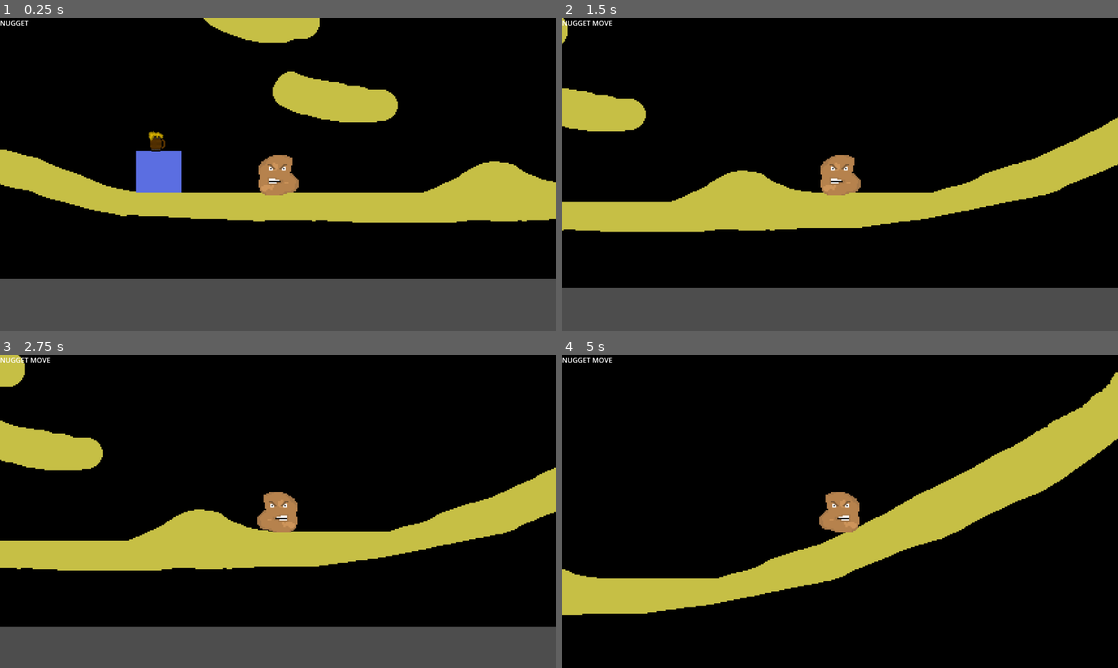
Above: before the commit, frames 1-4 (two rows, left to right).
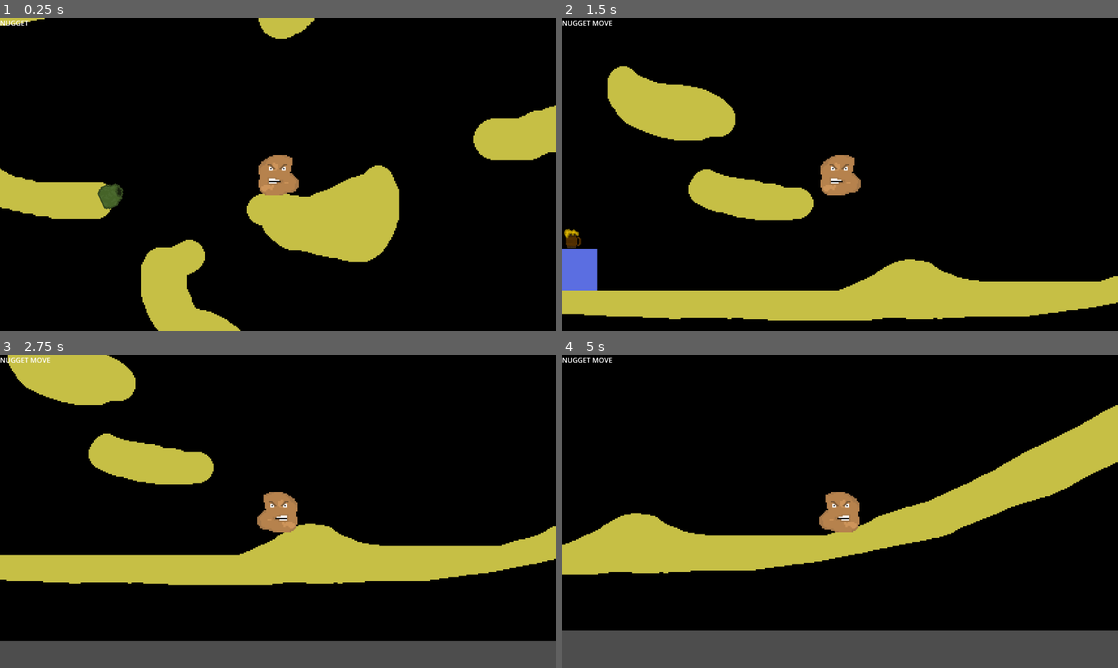
Above: after the commit, the same moments.

Repository: d0ctajones/gmtk-nugget
Game: Godot game, scene res://main.tscn
Two runs of this game, one before a commit and one after it. Both use one fixed random seed, a clock stepped at 60 frames per second and the inputs below.
Inputs (mouse positions are in pixels of both pictures, inside the frame that each line leads up to):
- Up to frame 1 (0.25 s): no input
- Up to frame 2 (1.5 s): tap Enter at 0.5 s; move the mouse to (962, 158) at 0.52 s; hold D (move_right) from 0.53 s (still down); click (962, 158) at 0.6 s; tap Space (jump) at 0.77 s; move the mouse to (728, 190) at 1.27 s; click (728, 190) at 1.35 s
- Up to frame 3 (2.75 s): tap Space (jump) at 1.52 s; move the mouse to (333, 442) at 2.02 s; release D (move_right) at 2.03 s; hold A (move_left) from 2.03 s (still down); click (333, 442) at 2.1 s
- Up to frame 4 (5 s): move the mouse to (812, 574) at 2.77 s; release A (move_left) at 2.78 s; hold D (move_right) 2.78-4.28 s; click (812, 574) at 2.85 s; tap Space (jump) at 3.02, 3.77, 4.52 s; move the mouse to (1006, 558) at 3.52 s; click (1006, 558) at 3.6 s; move the mouse to (673, 464) at 4.27 s; hold A (move_left) from 4.28 s (still down); click (673, 464) at 4.35 s

The runs differ from the first frame. In frame 1, 36% of the frame differs, in the area x 0-100%, y 0-100%; in frame 2, 31%; in frame 3, 26%; in frame 4, 26%.

Commit message:
functional gas vent with timer attack

Diff:
--- /dev/null
+++ b/hazards/gas_jet_long.tscn
@@ -0,0 +1,19 @@
+[gd_scene load_steps=2 format=3 uid="uid://c207dprvy0doq"]
+
+[ext_resource type="Texture2D" uid="uid://vlgp2i5s33ql" path="res://hazards/gas_jet_long.png" id="1_dhd3p"]
+
+[node name="GasJetLong" type="StaticBody2D"]
+collision_layer = 2
+collision_mask = 4
+
+[node name="Sprite2D" type="Sprite2D" parent="."]
+texture = ExtResource("1_dhd3p")
+
+[node name="CollisionPolygon2D" type="CollisionPolygon2D" parent="."]
+polygon = PackedVector2Array(-23, -110, -15, -117, -2, -119, 6, -119, 23, -116, 21, -65, -26, -65)
+
+[node name="CollisionPolygon2D2" type="CollisionPolygon2D" parent="."]
+polygon = PackedVector2Array(-15, -1, -26, -65, 20, -65, 16, -1)
+
+[node name="CollisionPolygon2D3" type="CollisionPolygon2D" parent="."]
+polygon = PackedVector2Array(-5, 124, -10, 110, -10, 56, -15, -1, 15, -1, 13, 55, 8, 115, 1, 124)
--- /dev/null
+++ b/hazards/gas_vent.gd
@@ -0,0 +1,20 @@
+extends StaticBody2D
+
+@export var attack_frequency: float = 1.0
+@export var attack_duration: float = 1.0
+
+
+@onready var attack_method = get_node("GasJetLong")
+@onready var activate_attack_timer = get_node("ActivateAttackTimer")
+
+func _ready():
+    remove_child(attack_method)
+
+func _on_activate_attack_timer_timeout():
+    activate_attack_timer.stop()
+    add_child(attack_method)
+
+    await get_tree().create_timer(attack_duration).timeout
+
+    activate_attack_timer.start()
+    remove_child(attack_method)
--- /dev/null
+++ b/hazards/gas_vent.tscn
@@ -0,0 +1,19 @@
+[gd_scene load_steps=4 format=3 uid="uid://yhnt0n6iajoq"]
+
+[ext_resource type="Script" path="res://hazards/gas_vent.gd" id="1_pfsa3"]
+[ext_resource type="Texture2D" uid="uid://ct1pwncs1yr" path="res://hazards/gas_vent.png" id="1_yisqf"]
+
+[sub_resource type="CircleShape2D" id="CircleShape2D_henti"]
+radius = 8.0
+
+[node name="GasVent" type="StaticBody2D"]
+collision_mask = 0
+script = ExtResource("1_pfsa3")
+
+[node name="Sprite2D" type="Sprite2D" parent="."]
+position = Vector2(7, 3)
+texture = ExtResource("1_yisqf")
+
+[node name="CollisionShape2D" type="CollisionShape2D" parent="."]
+position = Vector2(-1, 0)
+shape = SubResource("CircleShape2D_henti")
--- a/level/level.tscn
+++ b/level/level.tscn
@@ -1,7 +1,9 @@
-[gd_scene load_steps=5 format=3 uid="uid://bbinbrfsijhpq"]
+[gd_scene load_steps=7 format=3 uid="uid://bbinbrfsijhpq"]
 
 [ext_resource type="Texture2D" uid="uid://dkkm7i1afgn74" path="res://level/level.png" id="1"]
 [ext_resource type="PackedScene" uid="uid://p22natcypeo" path="res://objects/beer.tscn" id="2_cgi6j"]
+[ext_resource type="PackedScene" uid="uid://yhnt0n6iajoq" path="res://hazards/gas_vent.tscn" id="3_10hhl"]
+[ext_resource type="PackedScene" uid="uid://c207dprvy0doq" path="res://hazards/gas_jet_long.tscn" id="4_3b4cr"]
 
 [sub_resource type="RectangleShape2D" id="RectangleShape2D_svd71"]
 size = Vector2(25, 284.5)
@@ -16,53 +18,7 @@
 texture = ExtResource("1")
 
 [node name="PlayerSpawn" type="Marker2D" parent="."]
-position = Vector2(-66, 866)
-
-[node name="CollisionPolygon2D" type="CollisionPolygon2D" parent="."]
-polygon = PackedVector2Array(-25, 895, 46, 895, 63, 886, 81, 877, 92, 872, 107, 872, 118, 876, 135, 885, 164, 888, 164, 915, -72, 916, -72, 895)
-
-[node name="CollisionPolygon2D2" type="CollisionPolygon2D" parent="."]
-polygon = PackedVector2Array(-71, 895, -181, 895, -222, 881, -265, 864, -266, 885, -71, 918)
-
-[node name="CollisionPolygon2D3" type="CollisionPolygon2D" parent="."]
-polygon = PackedVector2Array(25, 824, 23, 820, 20, 817, 16, 815, 4, 815, 2, 814, 0, 813, -4, 812, -11, 812, -16, 810, -20, 809, -25, 809, -28, 808, -34, 807, -40, 806, -44, 805, -50, 803, -54, 801, -60, 801, -64, 803, -67, 806, -68, 808, -69, 809, -70, 811, -71, 813, -71, 820, -69, 824, -66, 827, -60, 830, -56, 832, -50, 834, -41, 836, -34, 838, -27, 839, -19, 840, 9, 840, 12, 839, 16, 839, 18, 838, 20, 837, 22, 835, 24, 832, 25, 830)
-
-[node name="CollisionPolygon2D4" type="CollisionPolygon2D" parent="."]
-polygon = PackedVector2Array(-44, 776, -53, 776, -55, 777, -60, 779, -82, 779, -92, 777, -106, 772, -119, 766, -133, 747, -133, 731, -124, 722, -118, 722, -114, 724, -109, 729, -103, 731, -95, 734, -80, 736, -75, 736, -69, 737, -60, 739, -53, 742, -47, 745, -42, 749, -38, 753, -35, 757, -35, 767, -38, 772)
-
-[node name="CollisionPolygon2D5" type="CollisionPolygon2D" parent="."]
-polygon = PackedVector2Array(-187, 721, -189, 717, -192, 713, -195, 710, -198, 708, -202, 705, -214, 699, -223, 697, -226, 696, -227, 694, -228, 692, -229, 688, -230, 686, -232, 682, -233, 681, -233, 672, -231, 671, -227, 669, -224, 667, -221, 664, -219, 660, -219, 653, -221, 649, -224, 646, -228, 644, -234, 644, -236, 645, -240, 647, -246, 650, -257, 650, -261, 652, -264, 655, -268, 663, -268, 688, -263, 702, -258, 711, -252, 718, -247, 723, -243, 729, -231, 735, -221, 737, -214, 739, -202, 740, -196, 740, -192, 738, -189, 735, -187, 731)
-
-[node name="CollisionPolygon2D6" type="CollisionPolygon2D" parent="."]
-polygon = PackedVector2Array(-187, 620, -185, 614, -180, 610, -178, 609, -154, 609, -147, 610, -142, 611, -138, 610, -131, 607, -128, 606, -121, 603, -107, 596, -100, 594, -97, 593, -93, 589, -89, 587, -83, 587, -79, 589, -76, 592, -70, 605, -70, 628, -74, 640, -79, 648, -82, 653, -94, 661, -108, 661, -124, 658, -140, 654, -155, 652, -167, 645, -175, 636, -182, 630, -186, 625)
-
-[node name="CollisionPolygon2D7" type="CollisionPolygon2D" parent="."]
-polygon = PackedVector2Array(201, 888, 220, 888, 244, 888, 267, 883, 286, 874, 315, 864, 337, 856, 364, 843, 392, 847, 375, 874, 230, 907, 182, 915, 163, 915, 164, 888)
-
-[node name="CollisionPolygon2D8" type="CollisionPolygon2D" parent="."]
-position = Vector2(0, -1)
-polygon = PackedVector2Array(-265, 865, -278, 862, -302, 857, -323, 851, -362, 839, -406, 824, -440, 808, -465, 794, -489, 776, -502, 754, -512, 730, -520, 706, -532, 688, -552, 668, -570, 661, -516, 774, -473, 815, -369, 862, -265, 885)
-
-[node name="CollisionPolygon2D9" type="CollisionPolygon2D" parent="."]
-polygon = PackedVector2Array(-297, 600, -347, 600, -351, 598, -359, 596, -371, 592, -382, 584, -397, 576, -405, 570, -411, 570, -415, 572, -418, 575, -420, 579, -420, 587, -414, 598, -407, 606, -383, 618, -359, 624, -337, 628, -299, 628, -294, 625, -289, 617, -288, 614, -288, 609, -289, 607, -290, 605, -293, 602)
-
-[node name="CollisionPolygon2D10" type="CollisionPolygon2D" parent="."]
-polygon = PackedVector2Array(-507, 486, -465, 489, -402, 484, -328, 472, -290, 461, -245, 434, -245, 428, -244, 420, -249, 412, -255, 408, -264, 407, -291, 419, -288, 422, -294, 431, -348, 445)
-
-[node name="CollisionPolygon2D11" type="CollisionPolygon2D" parent="."]
-polygon = PackedVector2Array(-306, 381, -287, 361, -274, 347, -265, 325, -260, 301, -248, 238, -242, 187, -233, 117, -268, 114, -281, 228, -301, 325, -342, 365)
-
-[node name="CollisionPolygon2D12" type="CollisionPolygon2D" parent="."]
-polygon = PackedVector2Array(-306, 381, -316, 398, -333, 405, -345, 416, -345, 427, -344, 429, -326, 429, -298, 420, -290, 419, -293, 428, -351, 444, -359, 415, -332, 389)
-
-[node name="CollisionPolygon2D13" type="CollisionPolygon2D" parent="."]
-polygon = PackedVector2Array(-157, 490, -165, 490, -172, 487, -178, 479, -178, 471, -174, 462, -164, 456, -158, 446, -146, 418, -142, 395, -142, 360, -145, 351, -153, 334, -162, 328, -174, 315, -175, 304, -169, 293, -162, 290, -157, 290, -142, 297, -136, 304, -123, 316, -110, 345, -110, 388, -102, 411, -91, 417, -68, 425, -31, 434, -13, 437, 11, 437, 17, 440, 25, 450, 25, 457, 21, 463, 11, 469, -39, 469, -59, 464, -103, 454, -119, 444, -131, 471, -141, 482)
-
-[node name="CollisionPolygon2D14" type="CollisionPolygon2D" parent="."]
-polygon = PackedVector2Array(364, 844, 400, 824, 446, 800, 474, 785, 495, 773, 514, 762, 526, 756, 544, 740, 557, 724, 572, 714, 595, 692, 603, 687, 611, 678, 624, 663, 651, 636, 680, 600, 720, 600, 674, 657, 598, 740, 524, 800, 417, 839)
-
-[node name="CollisionPolygon2D15" type="CollisionPolygon2D" parent="."]
-polygon = PackedVector2Array(-13, 564, -11, 559, 0, 551, 18, 551, 33, 545, 52, 540, 70, 536, 142, 536, 147, 535, 150, 531, 154, 525, 160, 519, 165, 516, 175, 511, 186, 506, 240, 506, 249, 503, 265, 503, 274, 500, 291, 500, 300, 505, 303, 513, 303, 519, 300, 526, 290, 532, 279, 535, 254, 538, 202, 538, 195, 540, 182, 549, 173, 558, 167, 563, 161, 568, 80, 568, 74, 571, 59, 574, 52, 577, 42, 579, 33, 583, 0, 583, -9, 578, -12, 573, -13, 570)
+position = Vector2(-162, 582)
 
 [node name="Beer" parent="." instance=ExtResource("2_cgi6j")]
 position = Vector2(-232, -775)
@@ -76,30 +32,111 @@
 [node name="Beer4" parent="." instance=ExtResource("2_cgi6j")]
 position = Vector2(-313, -691)
 
-[node name="CollisionShape2D" type="CollisionShape2D" parent="."]
+[node name="Beer5" parent="." instance=ExtResource("2_cgi6j")]
+position = Vector2(-159, 854)
+
+[node name="TerrainCollision1" type="CollisionPolygon2D" parent="."]
+visible = false
+polygon = PackedVector2Array(-25, 895, 46, 895, 63, 886, 81, 877, 92, 872, 107, 872, 118, 876, 135, 885, 164, 888, 164, 915, -72, 916, -72, 895)
+
+[node name="TerrainCollision2" type="CollisionPolygon2D" parent="."]
+visible = false
+polygon = PackedVector2Array(-71, 895, -181, 895, -222, 881, -265, 864, -266, 885, -71, 918)
+
+[node name="TerrainCollision3" type="CollisionPolygon2D" parent="."]
+visible = false
+polygon = PackedVector2Array(25, 824, 23, 820, 20, 817, 16, 815, 4, 815, 2, 814, 0, 813, -4, 812, -11, 812, -16, 810, -20, 809, -25, 809, -28, 808, -34, 807, -40, 806, -44, 805, -50, 803, -54, 801, -60, 801, -64, 803, -67, 806, -68, 808, -69, 809, -70, 811, -71, 813, -71, 820, -69, 824, -66, 827, -60, 830, -56, 832, -50, 834, -41, 836, -34, 838, -27, 839, -19, 840, 9, 840, 12, 839, 16, 839, 18, 838, 20, 837, 22, 835, 24, 832, 25, 830)
+
+[node name="TerrainCollision4" type="CollisionPolygon2D" parent="."]
+visible = false
+polygon = PackedVector2Array(-44, 776, -53, 776, -55, 777, -60, 779, -82, 779, -92, 777, -106, 772, -119, 766, -133, 747, -133, 731, -124, 722, -118, 722, -114, 724, -109, 729, -103, 731, -95, 734, -80, 736, -75, 736, -69, 737, -60, 739, -53, 742, -47, 745, -42, 749, -38, 753, -35, 757, -35, 767, -38, 772)
+
+[node name="TerrainCollision5" type="CollisionPolygon2D" parent="."]
+visible = false
+polygon = PackedVector2Array(-187, 721, -189, 717, -192, 713, -195, 710, -198, 708, -202, 705, -214, 699, -223, 697, -226, 696, -227, 694, -228, 692, -229, 688, -230, 686, -232, 682, -233, 681, -233, 672, -231, 671, -227, 669, -224, 667, -221, 664, -219, 660, -219, 653, -221, 649, -224, 646, -228, 644, -234, 644, -236, 645, -240, 647, -246, 650, -257, 650, -261, 652, -264, 655, -268, 663, -268, 688, -263, 702, -258, 711, -252, 718, -247, 723, -243, 729, -231, 735, -221, 737, -214, 739, -202, 740, -196, 740, -192, 738, -189, 735, -187, 731)
+
+[node name="TerrainCollision6" type="CollisionPolygon2D" parent="."]
+visible = false
+polygon = PackedVector2Array(-187, 620, -185, 614, -180, 610, -178, 609, -154, 609, -147, 610, -142, 611, -138, 610, -131, 607, -128, 606, -121, 603, -107, 596, -100, 594, -97, 593, -93, 589, -89, 587, -83, 587, -79, 589, -76, 592, -70, 605, -70, 628, -74, 640, -79, 648, -82, 653, -94, 661, -108, 661, -124, 658, -140, 654, -155, 652, -167, 645, -175, 636, -182, 630, -186, 625)
+
+[node name="TerrainCollision7" type="CollisionPolygon2D" parent="."]
+visible = false
+polygon = PackedVector2Array(201, 888, 220, 888, 244, 888, 267, 883, 286, 874, 315, 864, 337, 856, 364, 843, 392, 847, 375, 874, 230, 907, 182, 915, 163, 915, 164, 888)
+
+[node name="TerrainCollision8" type="CollisionPolygon2D" parent="."]
+visible = false
+position = Vector2(0, -1)
+polygon = PackedVector2Array(-265, 865, -278, 862, -302, 857, -323, 851, -362, 839, -406, 824, -440, 808, -465, 794, -489, 776, -502, 754, -512, 730, -520, 706, -532, 688, -552, 668, -570, 661, -516, 774, -473, 815, -369, 862, -265, 885)
+
+[node name="TerrainCollision9" type="CollisionPolygon2D" parent="."]
+visible = false
+polygon = PackedVector2Array(-297, 600, -347, 600, -351, 598, -359, 596, -371, 592, -382, 584, -397, 576, -405, 570, -411, 570, -415, 572, -418, 575, -420, 579, -420, 587, -414, 598, -407, 606, -383, 618, -359, 624, -337, 628, -299, 628, -294, 625, -289, 617, -288, 614, -288, 609, -289, 607, -290, 605, -293, 602)
+
+[node name="TerrainCollision10" type="CollisionPolygon2D" parent="."]
+visible = false
+polygon = PackedVector2Array(-507, 486, -465, 489, -402, 484, -328, 472, -290, 461, -245, 434, -245, 428, -244, 420, -249, 412, -255, 408, -264, 407, -291, 419, -288, 422, -294, 431, -348, 445)
+
+[node name="TerrainCollision11" type="CollisionPolygon2D" parent="."]
+visible = false
+polygon = PackedVector2Array(-306, 381, -287, 361, -274, 347, -265, 325, -260, 301, -248, 238, -242, 187, -233, 117, -268, 114, -281, 228, -301, 325, -342, 365)
+
+[node name="TerrainCollision12" type="CollisionPolygon2D" parent="."]
+visible = false
+polygon = PackedVector2Array(-306, 381, -316, 398, -333, 405, -345, 416, -345, 427, -344, 429, -326, 429, -298, 420, -290, 419, -293, 428, -351, 444, -359, 415, -332, 389)
+
+[node name="TerrainCollision13" type="CollisionPolygon2D" parent="."]
+visible = false
+polygon = PackedVector2Array(-157, 490, -165, 490, -172, 487, -178, 479, -178, 471, -174, 462, -164, 456, -158, 446, -146, 418, -142, 395, -142, 360, -145, 351, -153, 334, -162, 328, -174, 315, -175, 304, -169, 293, -162, 290, -157, 290, -142, 297, -136, 304, -123, 316, -110, 345, -110, 388, -102, 411, -91, 417, -68, 425, -31, 434, -13, 437, 11, 437, 17, 440, 25, 450, 25, 457, 21, 463, 11, 469, -39, 469, -59, 464, -103, 454, -119, 444, -131, 471, -141, 482)
+
+[node name="TerrainCollision14" type="CollisionPolygon2D" parent="."]
+visible = false
+polygon = PackedVector2Array(364, 844, 400, 824, 446, 800, 474, 785, 495, 773, 514, 762, 526, 756, 544, 740, 557, 724, 572, 714, 595, 692, 603, 687, 611, 678, 624, 663, 651, 636, 680, 600, 720, 600, 674, 657, 598, 740, 524, 800, 417, 839)
+
+[node name="TerrainCollision15" type="CollisionPolygon2D" parent="."]
+visible = false
+polygon = PackedVector2Array(-13, 564, -11, 559, 0, 551, 18, 551, 33, 545, 52, 540, 70, 536, 142, 536, 147, 535, 150, 531, 154, 525, 160, 519, 165, 516, 175, 511, 186, 506, 240, 506, 249, 503, 265, 503, 274, 500, 291, 500, 300, 505, 303, 513, 303, 519, 300, 526, 290, 532, 279, 535, 254, 538, 202, 538, 195, 540, 182, 549, 173, 558, 167, 563, 161, 568, 80, 568, 74, 571, 59, 574, 52, 577, 42, 579, 33, 583, 0, 583, -9, 578, -12, 573, -13, 570)
+
+[node name="TerrainCollision16" type="CollisionShape2D" parent="."]
+visible = false
 position = Vector2(-245, -23.75)
 shape = SubResource("RectangleShape2D_svd71")
 
-[node name="CollisionShape2D2" type="CollisionShape2D" parent="."]
+[node name="TerrainCollision17" type="CollisionShape2D" parent="."]
+visible = false
 position = Vector2(-327.802, -486.902)
 rotation = -0.261799
 shape = SubResource("RectangleShape2D_v4pnq")
 
-[node name="CollisionPolygon2D16" type="CollisionPolygon2D" parent="."]
+[node name="TerrainCollision18" type="CollisionPolygon2D" parent="."]
+visible = false
 polygon = PackedVector2Array(-680, 640, -699, 649, -712, 677, -727, 718, -728, 755, -723, 785, -700, 785)
 
-[node name="CollisionPolygon2D17" type="CollisionPolygon2D" parent="."]
+[node name="TerrainCollision19" type="CollisionPolygon2D" parent="."]
+visible = false
 polygon = PackedVector2Array(-680, 641, -677, 639, -629, 639, -621, 642, -616, 643, -608, 647, -605, 649, -570, 660, -569, 667)
 
-[node name="CollisionPolygon2D18" type="CollisionPolygon2D" parent="."]
+[node name="TerrainCollision20" type="CollisionPolygon2D" parent="."]
+visible = false
 polygon = PackedVector2Array(-858, 544, -883, 607, -886, 687, -875, 784, -856, 869, -829, 960, -841, 956, -911, 743, -908, 589)
 
-[node name="CollisionPolygon2D19" type="CollisionPolygon2D" parent="."]
+[node name="TerrainCollision21" type="CollisionPolygon2D" parent="."]
+visible = false
 polygon = PackedVector2Array(681, 600, 703, 562, 722, 526, 750, 465, 785, 388, 808, 326, 829, 236, 840, 164, 881, 165, 850, 326, 760, 522, 713, 601)
 
-[node name="Beer5" parent="." instance=ExtResource("2_cgi6j")]
-position = Vector2(-159, 854)
-
-[node name="CollisionPolygon2D20" type="CollisionPolygon2D" parent="."]
+[node name="TerrainCollision22" type="CollisionPolygon2D" parent="."]
+visible = false
 position = Vector2(-293, 27)
 polygon = PackedVector2Array(118, 835, 118, 867, 153, 867, 153, 835)
+
+[node name="GasVent" parent="." instance=ExtResource("3_10hhl")]
+position = Vector2(-290, 610)
+rotation = -0.432859
+
+[node name="GasJetLong" parent="GasVent" instance=ExtResource("4_3b4cr")]
+position = Vector2(131.102, -14.3286)
+rotation = 1.4441
+
+[node name="ActivateAttackTimer" type="Timer" parent="GasVent"]
+autostart = true
+
+[connection signal="timeout" from="GasVent/ActivateAttackTimer" to="GasVent" method="_on_activate_attack_timer_timeout"]
Binary file added: hazards/gas_jet_long.aseprite
Binary file added: hazards/gas_jet_long.png
Not shown, added: hazards/gas_jet_long.png.import
Binary file added: hazards/gas_vent.aseprite
Binary file added: hazards/gas_vent.png
Not shown, added: hazards/gas_vent.png.import
